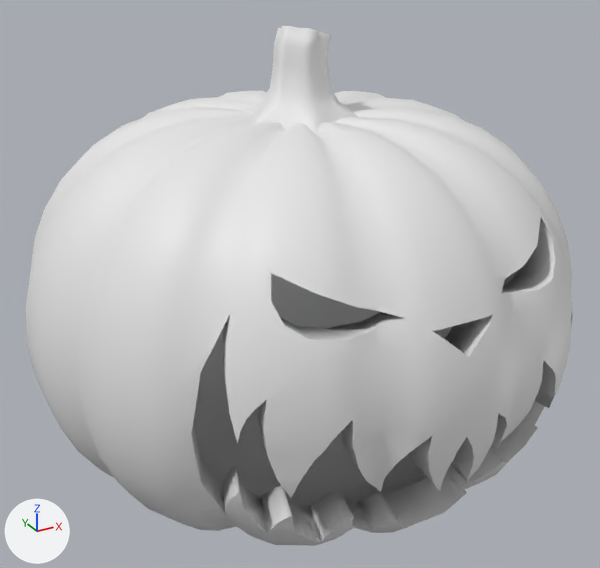
A saved change to the FBX model Assets/Game/Models/pumpkin.fbx.
The view is the same before and after, from a 50 mm camera at (-0.82, -1.491, 1.184) aimed at (-0.011, -0.02, 0.448). Every picture has the same lights, and +X, +Y and +Z are marked at lower left. Where no turn or scale is listed for an object, it has been applied to the vertices.

Script lines for the objects in view, before the commit:
```python
mat_halloween_pumpkin_material = principled_material('Halloween_Pumpkin_Material')
mat_halloween_pumpkin_material.base_color = (0.8, 0.8, 0.8)  # white #e7e7e7
me_halloween_pumpkin = bpy.data.meshes.new('Halloween_Pumpkin')
me_halloween_pumpkin.from_pydata(...)  # 2610 vertices, 5194 faces; spans x -0.588..0.587, y -0.588..0.587, z 0.003..0.995
me_halloween_pumpkin.materials.append(mat_halloween_pumpkin_material)  # white #e7e7e7
ob_halloween_pumpkin = bpy.data.objects.new('Halloween_Pumpkin', me_halloween_pumpkin)
ob_halloween_pumpkin.location = (0.0, 0.0, 0.0)
```
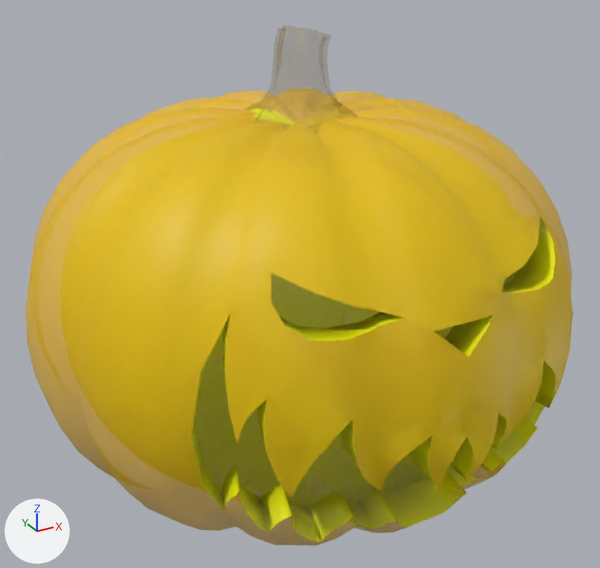
Where the newer file only moved an object's origin or applied its transform, the numbers keep the older frame.

The change, as JSON lines over the scene's bpy script:
```json
{"op": "add", "block": "img_pumpkin_color_png", "code": ["img_pumpkin_color_png = load_image('pumpkin_color.png', 'Materials/pumpkin_color.png', 512, 512, 'Non-Color')"]}
{"op": "add", "block": "mat_halloween_pumpkin_material", "code": "n2 = _N.new('ShaderNodeTexImage'); n2.name = 'Image Texture'"}
{"op": "add", "block": "mat_halloween_pumpkin_material", "code": "n2.image = img_pumpkin_color_png"}
{"op": "add", "block": "mat_halloween_pumpkin_material", "code": "n3 = _N.new('ShaderNodeTexImage'); n3.name = 'Image Texture.001'"}
{"op": "add", "block": "mat_halloween_pumpkin_material", "code": "n3.image = img_pumpkin_color_png"}
{"block": "mat_halloween_pumpkin_material", "where": "n0 = _N.new('ShaderNodeBsdfPrincipled'); n0.name = 'Principled BSDF'"}
{"op": "add", "block": "mat_halloween_pumpkin_material", "code": "_L.new(n2.outputs[0], n0.inputs[0])  # 'Color' to 'Base Color'"}
{"op": "add", "block": "mat_halloween_pumpkin_material", "code": "_L.new(n3.outputs[0], n0.inputs[4])  # 'Color' to 'Alpha'"}
```

Pixel boxes [x1, y1, x2, y2] of what changed, in the pictures (600 x 568 px):
```json
{"object": "Halloween_Pumpkin", "change": "surface changed", "before": [25, 26, 573, 546], "after": [25, 26, 573, 546], "on screen": "white to yellow"}
```
